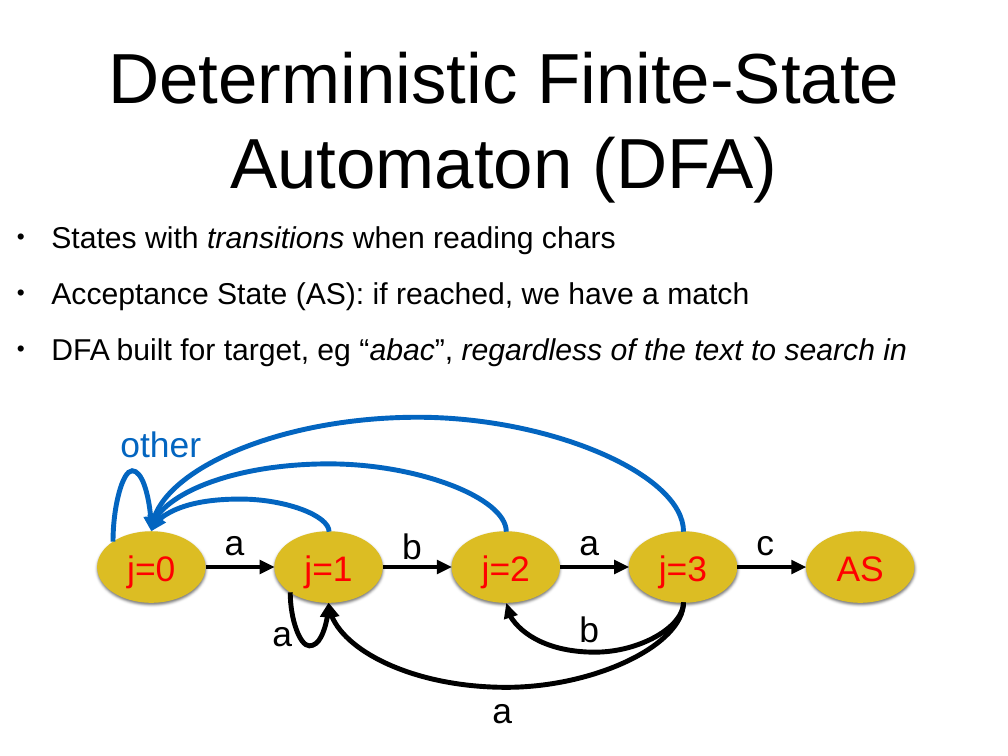
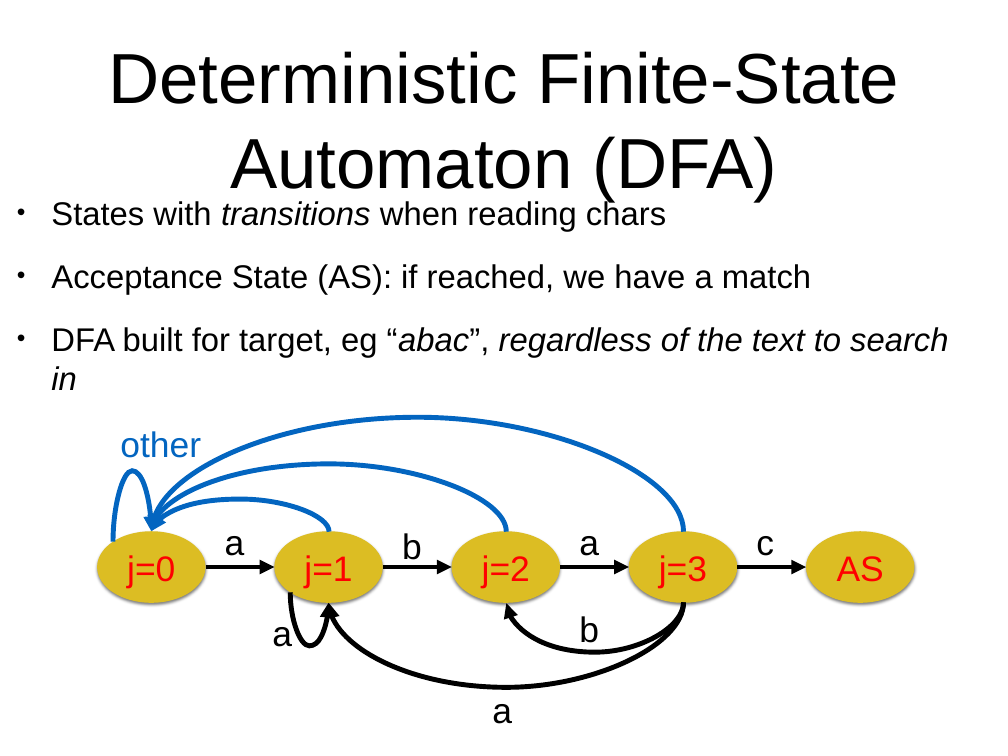
Before and after one commit to arcuri82/algorithms, a slide deck: slide 12 of docs/slides/09/09_regex.pptx. Drawn at 1008x756 pixels with LibreOffice and Linux fonts; fonts in the diff are those of the drawing. Boxes give left, top, right and bottom in pixels: in the first picture for what was removed or moved away, otherwise in the second. Text is boxed around its words. In the diff, an @@ line names an element or a change of style, - is before the commit and + after.

```diff
--- a/docs/slides/09/09_regex.pptx
+++ b/docs/slides/09/09_regex.pptx
@@ text "States with transitions when reading ..." at (51, 198, 948, 390): size 30.6 to 33.3 pt; line spacing 0.9 to 1 @@
```
Also in this commit, not shown: 5 other slides changed, 22 other files.
